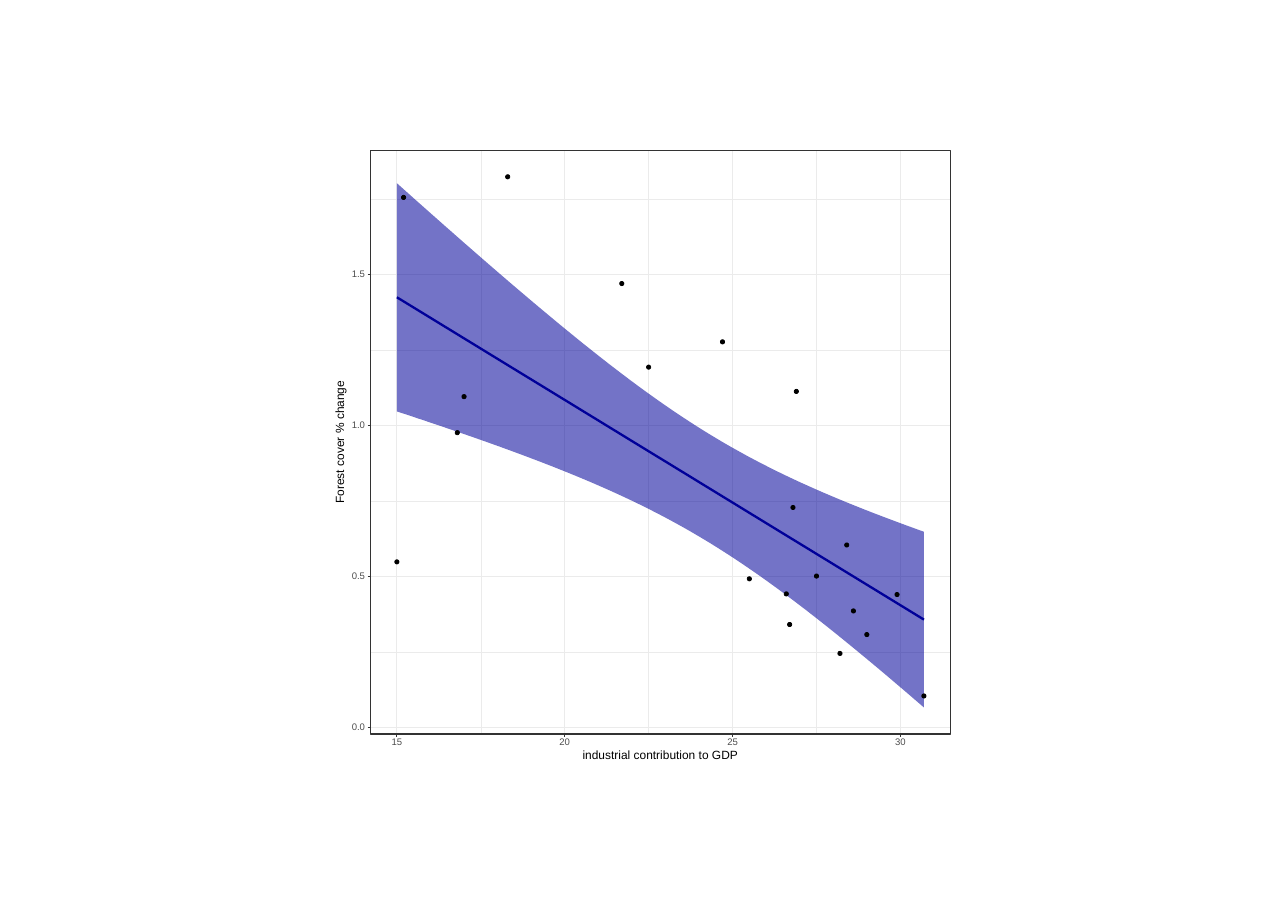
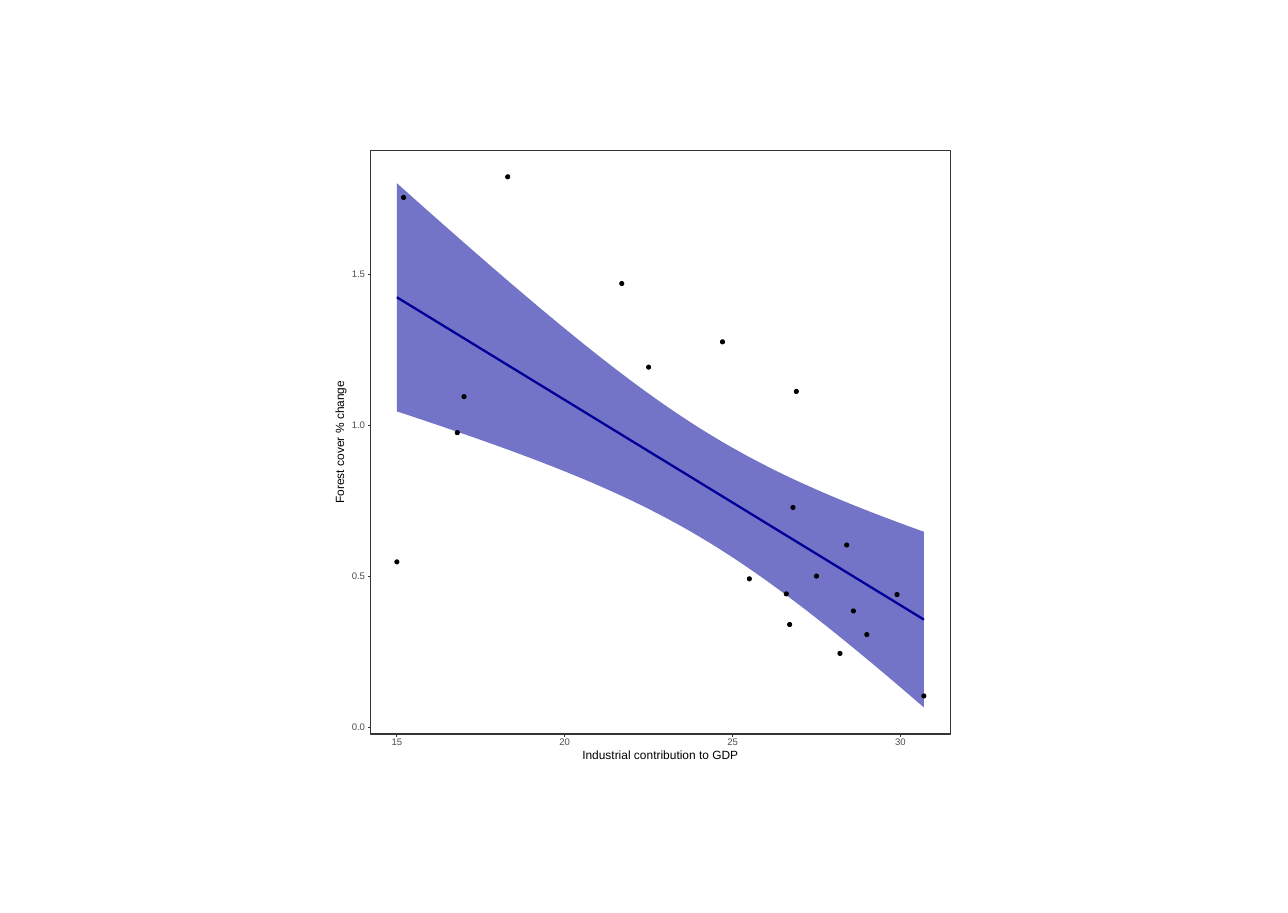
Before and after one commit to mattnuttall00/PhD_Chapter1, a slide deck: slide 1 of ind_gdp_plot.pptx. Drawn at 1288x913 pixels with LibreOffice and Linux fonts; fonts in the diff are those of the drawing. Boxes give left, top, right and bottom in pixels: in the first picture for what was removed or moved away, otherwise in the second. Text is boxed around its words. In the diff, an @@ line names an element or a change of style, - is before the commit and + after.

```diff
--- a/ind_gdp_plot.pptx
+++ b/ind_gdp_plot.pptx
@@ group removed at (371, 151, 951, 735): 15 freeform shapes @@
@@ text at (582, 750, 738, 759): text changed @@
-industrial contribution to GDP
+Industrial contribution to GDP
```
Also in this commit, not shown: 2 other files.
